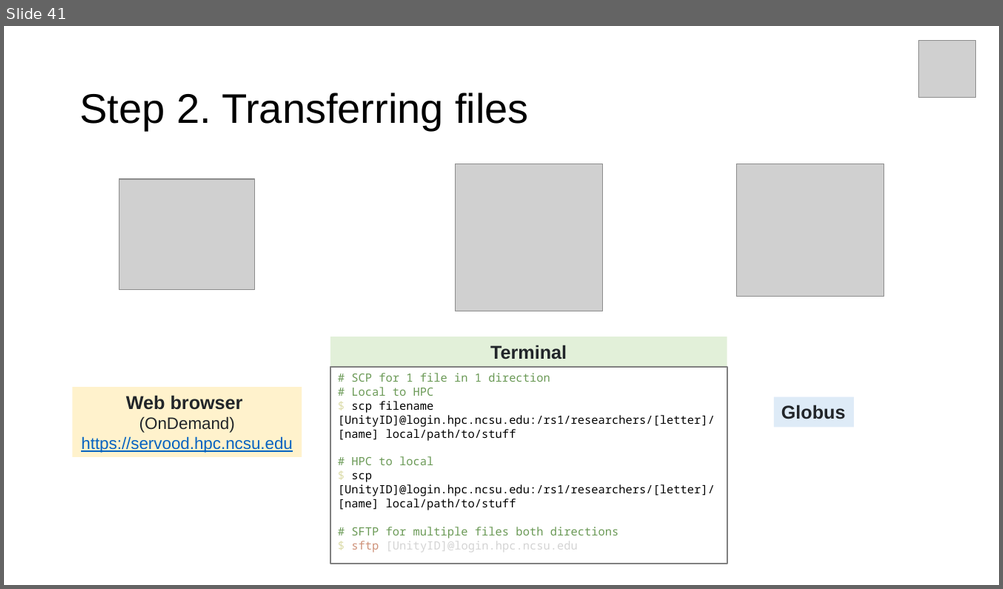
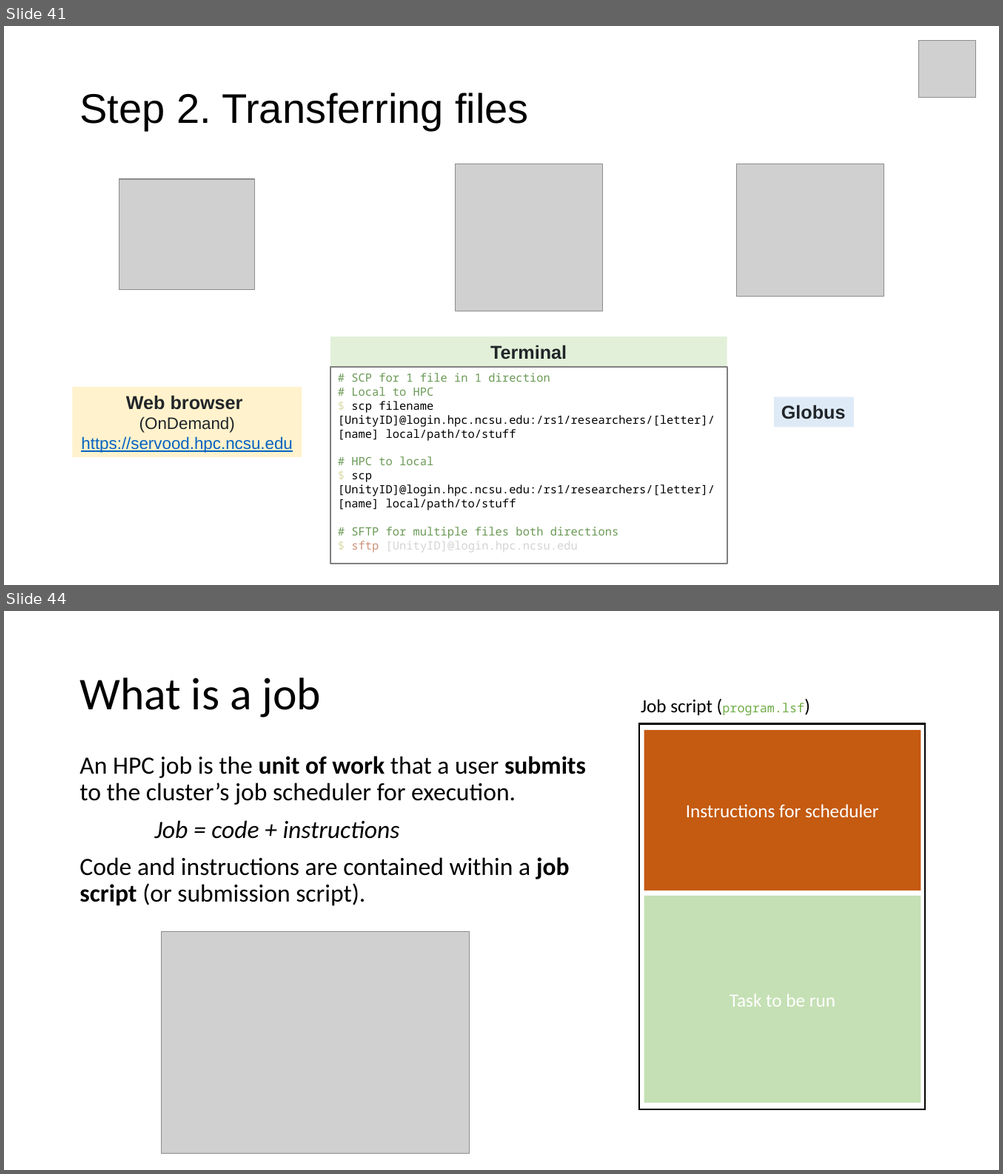
Before and after one commit to hurwitzlab/brc_hazel_training, a slide deck: slides/brc_hazel_0001.pptx. Shown one above the other, each under a label of ours: slide 41 before the commit, slides 41 and 44 after it; the slides between them are not shown. The pictures are 1003x589 and 1003x1174 pixels, drawn with LibreOffice and Linux fonts; fonts in the diff are those of the drawing; grey boxes stand for pictures. Boxes give left, top, right and bottom in pixels: in the first picture for what was removed or moved away, otherwise in the second. Text is boxed around its words. In the diff, an @@ line names an element or a change of style, - is before the commit and + after.

```diff
--- a/slides/brc_hazel_0001.pptx
+++ b/slides/brc_hazel_0001.pptx
@@ slide 44 added at [4, 611, 999, 1170], background #FFFFFF @@
@@ title added at [79, 678, 321, 718], 44 pt, text #000000 @@
+What is a job
@@ text added at [640, 699, 804, 715], 18 pt, text #000000 @@
+Job script (program.lsf)
@@ rectangle added at [639, 723, 924, 1111], outline #000000 1.5 pt @@
@@ rectangle added at [644, 730, 921, 891], fill #C55A11, 18 pt, text #FFFFFF @@
+Instructions for scheduler
@@ text added at [79, 756, 586, 906], 24 pt, text #000000 @@
+An HPC job is the unit of work that a user submits to the cluster’s job scheduler for execution.
+Job = code + instructions
+Code and instructions are contained within a job script (or submission script).
@@ rectangle added at [644, 896, 921, 1103], fill #C5E0B4, 18 pt, text #FFFFFF @@
+Task to be run
@@ picture added at [162, 932, 469, 1154] @@
```
Also in this commit, not shown: 7 slides changed, 1 other slide added, 8 slides removed, 14 other files.
